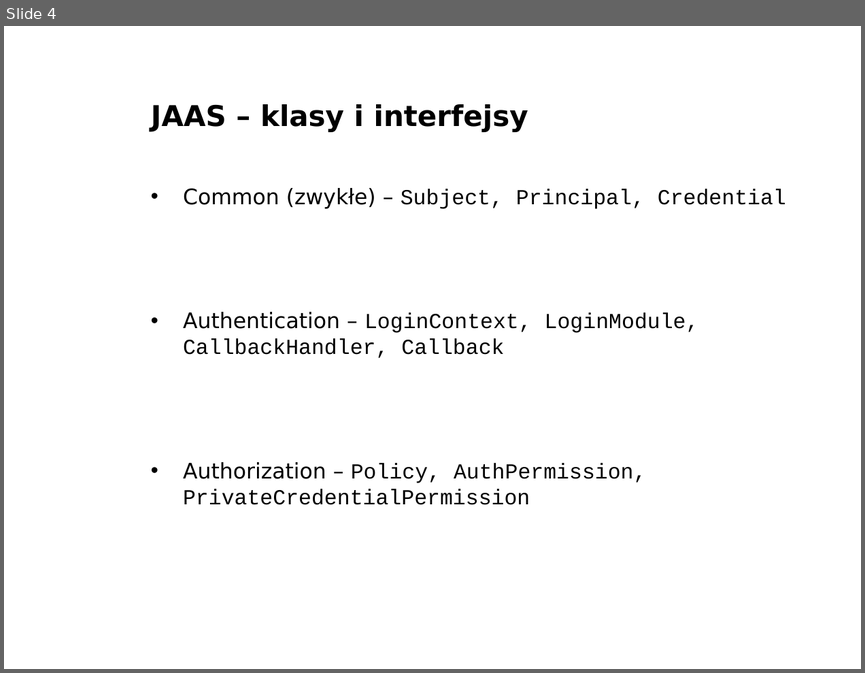
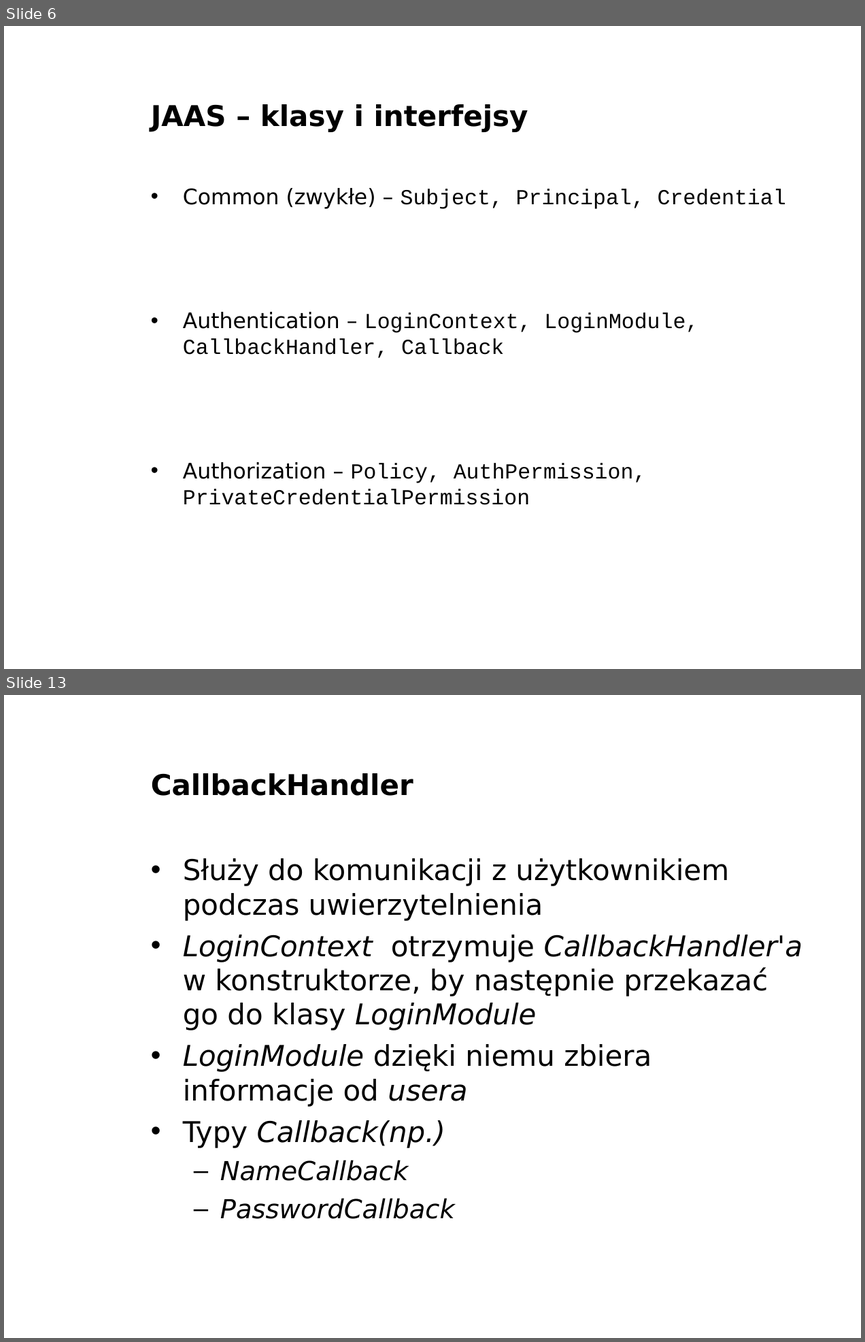
Before and after one commit to Sharku94/ZTI_JAAS, a slide deck: prezentacja/JAAS.ppt. Shown one above the other, each under a label of ours: slide 4 before the commit, slides 6 and 13 after it; the slides between them are not shown. The pictures are 865x673 and 865x1342 pixels, drawn with LibreOffice and Linux fonts; fonts in the diff are those of the drawing; background and template pictures are left out. Boxes give left, top, right and bottom in pixels: in the first picture for what was removed or moved away, otherwise in the second. Text is boxed around its words. In the diff, an @@ line names an element or a change of style, - is before the commit and + after.

```diff
--- a/prezentacja/JAAS.ppt
+++ b/prezentacja/JAAS.ppt
@@ slide 13 added at bbox=[4, 695, 861, 1338], background picture (left out) @@
@@ title added at bbox=[151, 773, 413, 796], 24 pt, text #000000, bold @@
+CallbackHandler
@@ text added at bbox=[183, 858, 803, 1219], 24 pt, text #000000 @@
+• Służy do komunikacji z użytkownikiem podczas uwierzytelnienia
+• LoginContext otrzymuje CallbackHandler'a w konstruktorze, by następnie przekazać go do klasy LoginModule
+• LoginModule dzięki niemu zbiera informacje od usera
+• Typy Callback(np.)
+  – NameCallback
+  – PasswordCallback
@@ what was slide 4 is now slide 6 @@
```
Also in this commit, not shown: 3 other slides changed, 15 other slides added, 1 slide removed.
